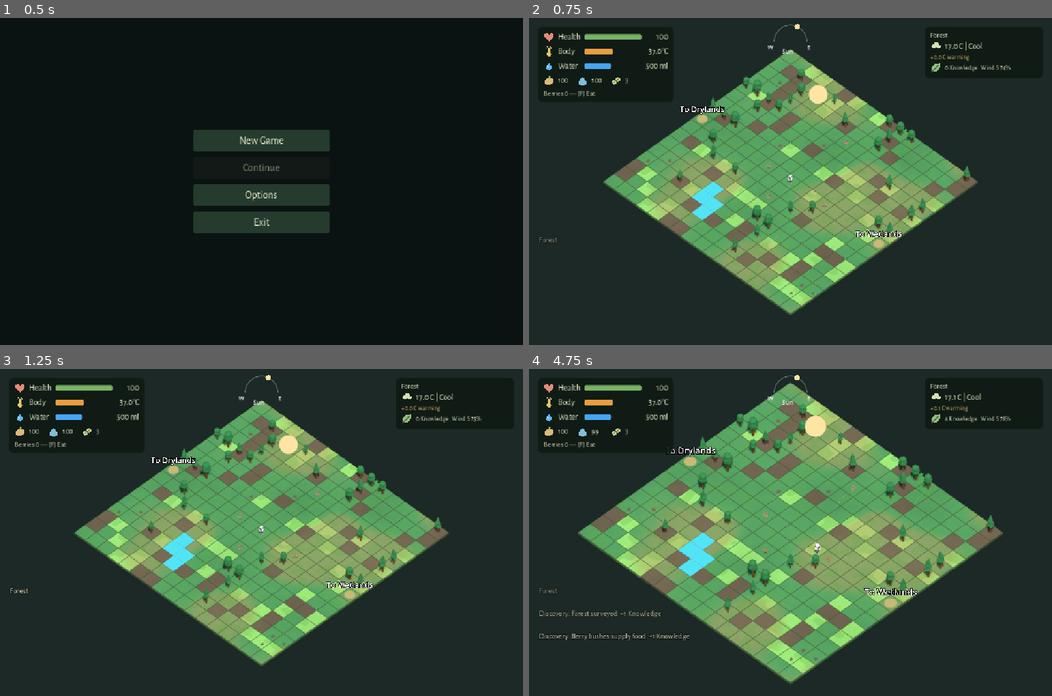
Above: before the commit, frames 1-4 (two rows, left to right).
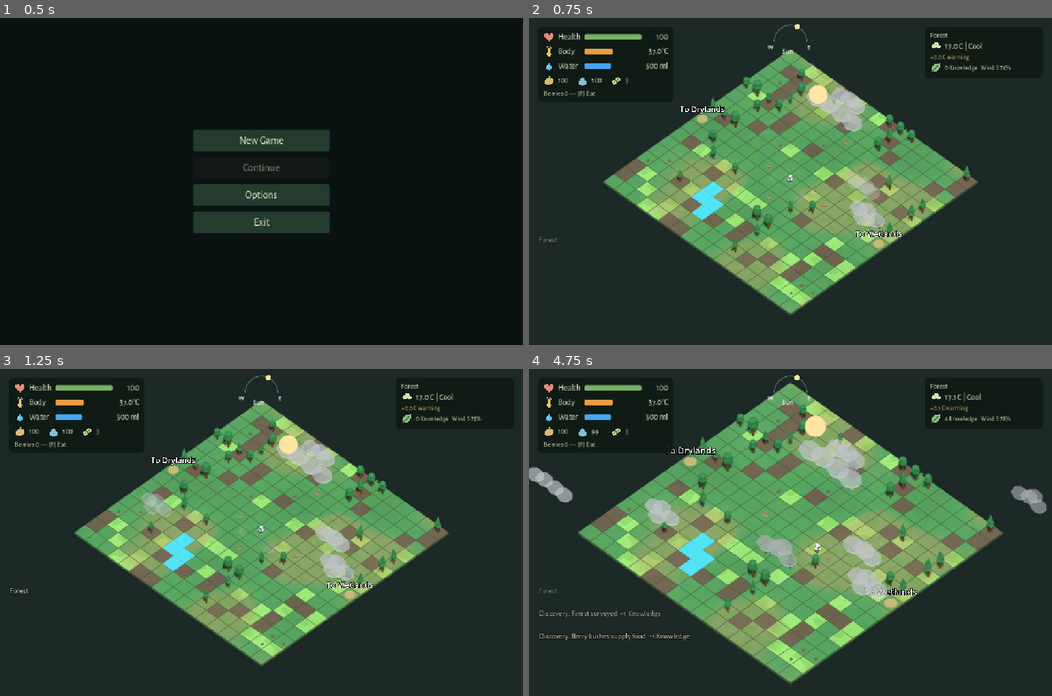
Above: after the commit, the same moments.

Repository: emir-masinovic/gameup-2026-nihilists
Game: Godot game, scene res://features/menus/main_menu.tscn
Same seed, same stepped clock (60 frames per second), same inputs: the game is played once before the commit and once after it.
Inputs (mouse positions are in pixels of both pictures, inside the frame that each line leads up to):
- Up to frame 1 (0.5 s): no input
- Up to frame 2 (0.75 s): click "New Game" at 0.5 s
- Up to frame 3 (1.25 s): no input
- Up to frame 4 (4.75 s): tap Enter (ui_accept) at 1.25 s; move the mouse to (905, 516) at 1.27 s; hold D (move_east) 1.28-2 s; hold F (eat) 1.28-2 s; click (905, 516) at 1.42 s; tap Space (chop_gather) at 1.52, 4.52 s; tap E (interact) at 1.55, 3.05, 4.55 s; drag from (685, 548) to (764, 597) at 2.02 s; move the mouse to (842, 460) at 2.77 s; hold D (move_east) 2.78-3.5 s; hold C (camera_mode_cycle) 2.78-3.5 s; click (842, 460) at 2.92 s; drag from (764, 597) to (633, 483) at 3.52 s; move the mouse to (947, 581) at 4.27 s; hold A (move_west) from 4.28 s (still down); hold Mouse wheel up (camera_zoom_in) from 4.28 s (still down); click (947, 581) at 4.42 s

Frame 1 is identical in both runs. In frame 2, 1.4% of the frame differs, in the area x 51-68%, y 21-65%; in frame 3, 1.7%; in frame 4, 3.5%, in the area x 0-100%, y 21-71%.

Commit message:
feat: add low-poly weather clouds with live tuning

Diff:
--- a/features/developer/DeveloperTuning.gd
+++ b/features/developer/DeveloperTuning.gd
@@ -1,5 +1,6 @@
 extends Node
 ## DEBUG Remote Inspector visual overrides only. Never writes Resources, climate or saves.
+const CLOUDS = preload("res://features/levels/forest/ResourceClouds.tres")
 const DEFAULTS = preload("res://features/developer/NihilistsTuning.tres")
 const VFX = preload("res://features/levels/forest/ResourceClimateVFX.tres")
 @export_group("Preview Safety")
@@ -39,6 +40,19 @@
 ## Force a visual arc; disable to return to the normal post-rain lifecycle.
 @export var preview_rainbow = false
 @export_range(0.0,0.6,0.01) var rainbow_opacity: float = VFX.rainbow_opacity
+@export_group("Clouds (Live)")
+@export var clouds_enabled: bool = CLOUDS.enabled
+## Pool is fixed at32 slots. Count edits change faded coverage, not geometry.
+@export_range(0,24,1) var cloud_count: int = CLOUDS.count
+@export_range(0.0,3.0,0.05) var cloud_speed: float = CLOUDS.speed_multiplier
+@export_range(0.0,0.85,0.05) var cloud_opacity: float = CLOUDS.opacity
+@export_range(0.5,3.0,0.1) var cloud_scale: float = CLOUDS.cloud_scale
+@export_range(2.0,16.0,0.5) var cloud_altitude: float = CLOUDS.altitude
+@export_range(12.0,36.0,1.0) var cloud_extent: float = CLOUDS.extent
+@export_range(0.0,2.0,0.05) var cloud_rain_density: float = CLOUDS.rain_density
+@export_range(0.0,1.0,0.05) var cloud_heat_density: float = CLOUDS.heat_density
+@export_range(0.0,1.0,0.05) var cloud_clear_density: float = CLOUDS.clear_density
+@export_range(0.0,1.0,0.05) var cloud_rain_darkening: float = CLOUDS.rain_darkening
 var _active = false
 var _world: Node3D
 
@@ -75,6 +89,8 @@
 		_world.ground_cover.set_wind(state)
 		preload("res://features/levels/forest/nature/nature_tree.gd").set_wind(state)
 		effects.update_wind(state,_world.get_node("GridPlayer").global_position)
+	effects.clouds.preview = {"enabled":clouds_enabled,"count":cloud_count,"speed_multiplier":cloud_speed,"opacity":cloud_opacity,"cloud_scale":cloud_scale,"altitude":cloud_altitude,"extent":cloud_extent,"rain_density":cloud_rain_density,"heat_density":cloud_heat_density,"clear_density":cloud_clear_density,"rain_darkening":cloud_rain_darkening}
+	effects.clouds.weather = weather
 	_resize_wind_pool(wind_line_count)
 	effects.wind_material.set_shader_parameter("line_opacity",wind_line_opacity)
 	var heat = clampf((temperature-28.0)/16.0,0.0,1.0) if weather == "heat" else 0.0
@@ -92,6 +108,7 @@
 	if preview_rainbow:
 		atmosphere.rainbow.visible = true
 		atmosphere.rainbow_material.albedo_color = Color(1,1,1,rainbow_opacity)
+		effects.clouds.material.set_shader_parameter("rainbow_clearance",1.0 if rainbow_opacity > 0.0 else 0.0)
 
 func _resize_wind_pool(count: int):
 	var mesh = _world.effects.wind_streaks.multimesh
@@ -105,6 +122,8 @@
 
 func _restore():
 	var effects = _world.effects
+	effects.clouds.preview.clear()
+	effects.clouds.weather = _world.climate.weather
 	effects.rain.visible = _world.climate.weather == "rain"
 	effects.rain_impacts.visible = effects.rain.visible
 	effects.rain.multimesh.visible_instance_count = -1
--- a/features/developer/ResourceDeveloperTuning.gd
+++ b/features/developer/ResourceDeveloperTuning.gd
@@ -3,3 +3,6 @@
 ## Expand this shared resource rather than making a unique copy.
 @export_group("Climate VFX Defaults")
 @export var climate_vfx: Resource = preload("res://features/levels/forest/ResourceClimateVFX.tres")
+
+@export_group("Cloud Defaults")
+@export var clouds: Resource = preload("res://features/levels/forest/ResourceClouds.tres")
--- /dev/null
+++ b/features/levels/forest/ResourceClouds.gd
@@ -0,0 +1,15 @@
+extends Resource
+## Visual defaults only. Runtime overrides are on Remote/ForestLevel/DeveloperTuning.
+@export var enabled = true
+## Base population; weather multipliers select a softly faded subset of the32-cloud pool.
+@export_range(0,24,1) var count = 12
+@export_range(0.0,3.0,0.05) var speed_multiplier = 1.0
+@export_range(0.0,0.85,0.05) var opacity = 0.7
+@export_range(0.5,3.0,0.1) var cloud_scale = 1.5
+@export_range(2.0,16.0,0.5) var altitude = 7.0
+## Half-width of the square drift area, in world units.
+@export_range(12.0,36.0,1.0) var extent = 23.0
+@export_range(0.0,2.0,0.05) var rain_density = 1.0
+@export_range(0.0,1.0,0.05) var heat_density = 0.12
+@export_range(0.0,1.0,0.05) var clear_density = 0.35
+@export_range(0.0,1.0,0.05) var rain_darkening = 0.55
--- /dev/null
+++ b/features/levels/forest/ResourceClouds.tres
@@ -0,0 +1,4 @@
+[gd_resource type="Resource" load_steps=2 format=3]
+[ext_resource type="Script" path="res://features/levels/forest/ResourceClouds.gd" id="1"]
+[resource]
+script = ExtResource("1")
--- /dev/null
+++ b/features/levels/forest/ShaderClouds.gdshader
@@ -0,0 +1,34 @@
+shader_type spatial;
+render_mode unshaded,depth_prepass_alpha;
+uniform vec2 travel = vec2(0.0);
+uniform float extent = 23.0;
+uniform float altitude = 7.0;
+uniform float cloud_scale = 1.5;
+uniform float cloud_opacity = 0.7;
+uniform float coverage = 4.0;
+uniform float darkening = 0.0;
+uniform float daylight = 1.0;
+uniform vec2 rainbow_position = vec2(0.0);
+uniform float rainbow_clearance = 0.0;
+uniform vec2 player_screen_uv = vec2(-2.0);
+uniform float screen_aspect = 1.0;
+varying float visibility;
+varying float shade;
+void vertex() {
+ vec2 original = MODEL_MATRIX[3].xz;
+ vec2 center = mod(original*extent+travel+vec2(extent),vec2(extent*2.0))-vec2(extent);
+ float edge = 1.0-smoothstep(extent-3.0,extent,max(abs(center.x),abs(center.y)));
+ float gap = mix(1.0,smoothstep(4.0,8.0,distance(center,rainbow_position)),rainbow_clearance);
+ visibility = smoothstep(INSTANCE_CUSTOM.r,INSTANCE_CUSTOM.r+1.0,coverage)*edge*gap;
+ shade = INSTANCE_CUSTOM.a;
+ VERTEX *= cloud_scale*INSTANCE_CUSTOM.g;
+ VERTEX.xz += center-original;
+ VERTEX.y += altitude+(INSTANCE_CUSTOM.b-0.5)*1.5;
+}
+void fragment() {
+ float facet = 0.78+0.22*max(dot(normalize(NORMAL),normalize(vec3(-0.4,0.8,0.6))),0.0);
+ ALBEDO = mix(vec3(0.96,0.98,1.0),vec3(0.3,0.34,0.42),darkening)*facet*shade*mix(0.32,1.0,daylight);
+ // Preserve character readability when a cloud crosses the isometric sightline.
+ float player_gap = smoothstep(0.035,0.1,length((SCREEN_UV-player_screen_uv)*vec2(screen_aspect,1.0)));
+ ALPHA = cloud_opacity*visibility*player_gap;
+}
--- /dev/null
+++ b/features/levels/forest/VisualClouds.gd
@@ -0,0 +1,92 @@
+extends Node3D
+# Four fixed batches,32 total slots. No particles, collisions, textures or saved state.
+const DEFAULTS = preload("res://features/levels/forest/ResourceClouds.tres")
+const CAPACITY = 32
+var material: ShaderMaterial
+var batches: Array[MultiMeshInstance3D] = []
+var wind_direction = Vector2.RIGHT
+var wind_strength = 0.0
+var weather = "clear"
+var player_position = Vector3.ZERO
+var travel = Vector2.ZERO
+var coverage = 0.0
+var darkening = 0.0
+var preview: Dictionary = {}
+
+func configure(world_seed: int):
+	name = "Clouds"
+	material = ShaderMaterial.new()
+	material.shader = preload("res://features/levels/forest/ShaderClouds.gdshader")
+	var rng = RandomNumberGenerator.new()
+	rng.seed = world_seed ^ 0xC10D
+	for variant in range(4):
+		var batch = MultiMeshInstance3D.new()
+		batch.name = ["SmallWhite","Puff","WindStretched","RainCloud"][variant]
+		batch.cast_shadow = GeometryInstance3D.SHADOW_CASTING_SETTING_OFF
+		batch.multimesh = MultiMesh.new()
+		batch.multimesh.transform_format = MultiMesh.TRANSFORM_3D
+		batch.multimesh.use_custom_data = true
+		batch.multimesh.mesh = _make_cloud(variant)
+		batch.multimesh.instance_count = CAPACITY/4
+		batch.material_override = material
+		batch.custom_aabb = AABB(Vector3(-55,0,-55),Vector3(110,26,110))
+		for i in range(CAPACITY/4):
+			batch.multimesh.set_instance_transform(i,Transform3D(Basis.IDENTITY,Vector3(rng.randf_range(-1,1),0,rng.randf_range(-1,1))))
+			batch.multimesh.set_instance_custom_data(i,Color(float(i*4+variant),rng.randf_range(0.8,1.2),rng.randf(),0.9 if variant == 3 else 1.0))
+		add_child(batch)
+		batches.append(batch)
+	coverage = DEFAULTS.count*DEFAULTS.clear_density
+
+func _make_cloud(variant: int) -> ArrayMesh:
+	var shapes = [
+		[Vector3(-0.7,0,0),Vector3(0.3,0.25,0),Vector3(1,0,0)],
+		[Vector3(-1,0,0),Vector3(0,0.5,0),Vector3(1,0,0),Vector3(0,0,0.6)],
+		[Vector3(-1.7,0,0),Vector3(-0.6,0.2,0),Vector3(0.7,0.1,0),Vector3(1.8,0,0)],
+		[Vector3(-1.2,0,0),Vector3(0,0.35,0),Vector3(1.2,0,0),Vector3(0,0,-0.65)]]
+	var sphere = SphereMesh.new()
+	sphere.radius = 0.9
+	sphere.height = 1.8
+	sphere.radial_segments = 7
+	sphere.rings = 3
+	var faces = sphere.get_faces()
+	var mesh = SurfaceTool.new()
+	mesh.begin(Mesh.PRIMITIVE_TRIANGLES)
+	for offset in shapes[variant]:
+		for i in range(0,faces.size(),3):
+			var a = faces[i]*Vector3(1,0.6,0.8)+offset
+			var b = faces[i+1]*Vector3(1,0.6,0.8)+offset
+			var c = faces[i+2]*Vector3(1,0.6,0.8)+offset
+			mesh.set_normal((b-a).cross(c-a).normalized())
+			for at in [a,b,c]: mesh.add_vertex(at)
+	return mesh.commit()
+
+func value(key: String):
+	return preview.get(key,DEFAULTS.get(key))
+
+func set_weather(next_weather: String, sun_height: float, rainbow: MeshInstance3D):
+	weather = next_weather
+	material.set_shader_parameter("daylight",smoothstep(-0.12,0.24,sun_height))
+	material.set_shader_parameter("rainbow_position",Vector2(rainbow.position.x,rainbow.position.z))
+	material.set_shader_parameter("rainbow_clearance",clampf(rainbow.material_override.albedo_color.a/maxf(0.01,preload("res://features/levels/forest/ResourceClimateVFX.tres").rainbow_opacity),0,1) if rainbow.visible else 0.0)
+
+func set_wind(state: Dictionary):
+	wind_direction = state.direction
+	wind_strength = state.strength
+
+func _process(delta: float):
+	visible = value("enabled")
+	var viewport = get_viewport()
+	var camera = viewport.get_camera_3d()
+	if camera != null:
+		var size = viewport.get_visible_rect().size
+		material.set_shader_parameter("player_screen_uv",camera.unproject_position(player_position)/size)
+		material.set_shader_parameter("screen_aspect",size.x/maxf(size.y,1.0))
+	travel += wind_direction*(0.18+0.55*wind_strength)*float(value("speed_multiplier"))*delta
+	var density = float(value("rain_density")) if weather == "rain" else float(value("heat_density")) if weather == "heat" else 0.65 if weather == "cool" else float(value("clear_density"))
+	coverage = move_toward(coverage,clampf(float(value("count"))*density,0,CAPACITY),delta*2.0)
+	darkening = move_toward(darkening,float(value("rain_darkening")) if weather == "rain" else 0.0,delta*0.2)
+	for key in ["extent","altitude","cloud_scale"]: material.set_shader_parameter(key,float(value(key)))
+	material.set_shader_parameter("cloud_opacity",float(value("opacity")))
+	material.set_shader_parameter("travel",travel)
+	material.set_shader_parameter("coverage",coverage)
+	material.set_shader_parameter("darkening",darkening)
--- a/features/levels/forest/ecosystem_effects.gd
+++ b/features/levels/forest/ecosystem_effects.gd
@@ -10,6 +10,7 @@
 var wind_material: ShaderMaterial
 var wind_streaks_enabled = false
 var atmosphere: Node3D
+var clouds: Node3D
 
 func configure(grid: RefCounted, world_seed: int, material: ShaderMaterial):
 	fire_material = material
@@ -34,9 +35,13 @@
 	atmosphere = preload("res://features/levels/forest/VisualAtmosphere.gd").new()
 	add_child(atmosphere)
 	atmosphere.configure(world_seed)
+	clouds = preload("res://features/levels/forest/VisualClouds.gd").new()
+	add_child(clouds)
+	clouds.configure(world_seed)
 
 func update_atmosphere(delta: float, biome: String, temperature: float, weather: String, sun_direction: Vector3):
 	atmosphere.update_state(delta,biome,temperature,weather,sun_direction)
+	clouds.set_weather(weather,sun_direction.y,atmosphere.rainbow)
 
 func update_state(grid: RefCounted, weather: String):
 	var count = 0
@@ -119,6 +124,8 @@
 	add_child(wind_streaks)
 
 func update_wind(state: Dictionary, player_position: Vector3):
+	clouds.set_wind(state)
+	clouds.player_position = player_position
 	wind_streaks.visible = wind_streaks_enabled and state.strength > 0.55
 	if not wind_streaks_enabled: return
 	wind_material.set_shader_parameter("wind_direction",state.direction)
--- a/tests/world_presentation_test.gd
+++ b/tests/world_presentation_test.gd
@@ -64,6 +64,51 @@
 	check(world.effects.rain.multimesh.visible_instance_count == -1 and world.effects.impact_material.get_shader_parameter("splash_size") == vfx_defaults.splash_size,"Disabling preview restores normal rain capacity/material")
 	check(vfx_defaults.wind_line_opacity == 0.5 and vfx_defaults.splash_size == 1.7,"Live overrides do not edit the shared default resource")
 
+	var clouds = world.effects.clouds
+	check(clouds.batches.size() == 4 and clouds.batches.all(func(batch): return batch.multimesh.instance_count == 8),"Four reusable cloud types keep the pool at32 slots")
+	var cloud_pool = clouds.batches[0].multimesh.get_instance_id()
+	clouds.weather = "clear"
+	clouds._process(20.0)
+	var clear_coverage = clouds.coverage
+	clouds.weather = "rain"
+	clouds._process(20.0)
+	check(clouds.coverage > clear_coverage and clouds.darkening > 0.0,"Rain increases cloud coverage and darkening")
+	clouds.weather = "heat"
+	clouds._process(20.0)
+	check(clouds.coverage < clear_coverage,"Heat leaves fewer clouds than clear weather")
+	clouds.travel = Vector2.ZERO
+	clouds.set_wind({"direction":Vector2.DOWN,"strength":0.0})
+	clouds._process(1.0)
+	var calm_travel = clouds.travel.y
+	clouds.set_wind({"direction":Vector2.DOWN,"strength":1.0})
+	var before_travel = clouds.travel
+	clouds._process(1.0)
+	check(clouds.travel.x == 0.0 and clouds.travel.y-before_travel.y > calm_travel,"Cloud drift follows wind and accelerates with strength")
+	live.enabled = true
+	live.cloud_count = 20
+	live.cloud_opacity = 0.5
+	live.cloud_altitude = 10.0
+	live.cloud_scale = 2.0
+	live.cloud_extent = 30.0
+	live.preview_weather = "rain"
+	live.cloud_rain_density = 1.5
+	live._process(0.1)
+	clouds._process(30.0)
+	check(clouds.coverage == 30.0 and clouds.material.get_shader_parameter("cloud_opacity") == 0.5 and clouds.material.get_shader_parameter("altitude") == 10.0,"Live cloud count/density, opacity and height reach renderer")
+	check(clouds.material.get_shader_parameter("cloud_scale") == 2.0 and clouds.material.get_shader_parameter("extent") == 30.0 and clouds.batches[0].multimesh.get_instance_id() == cloud_pool,"Live cloud scale/spread/count reuse existing geometry")
+	live.clouds_enabled = false
+	live._process(0.1)
+	clouds._process(0.1)
+	check(not clouds.visible,"Live cloud visibility disables rendering")
+	live.enabled = false
+	live._process(0.1)
+	clouds._process(20.0)
+	check(clouds.visible and clouds.preview.is_empty() and world.grid.cells == original,"Cloud defaults restore without changing saved ecological state")
+	world.effects.atmosphere.rainbow.visible = true
+	world.effects.atmosphere.rainbow_material.albedo_color.a = 0.45
+	clouds.set_weather("clear",0.8,world.effects.atmosphere.rainbow)
+	check(is_equal_approx(clouds.material.get_shader_parameter("rainbow_clearance"),1.0),"Active rainbow opens a soft gap in cloud coverage")
+	world._update_lighting(0.0)
 	var tuning = load("res://features/levels/forest/ResourceClimateVFX.tres")
 	check(world.ground_cover.batches[0].renderer.material_override.get_shader_parameter("wind_deformation") == tuning.wind_deformation,"Grass reads centralized wind deformation")
 	check(world.ground_cover.batches[0].renderer.material_override.get_shader_parameter("gust_strength") == tuning.gust_strength and world.ground_cover.batches[0].renderer.material_override.get_shader_parameter("gust_speed") == tuning.gust_speed,"Grass reads centralized gust parameters")
Not shown, added: features/levels/forest/ResourceClouds.gd.uid
Not shown, added: features/levels/forest/ShaderClouds.gdshader.uid
Not shown, added: features/levels/forest/VisualClouds.gd.uid
Not shown, changed: docs/DEVELOPER_TUNING.md
